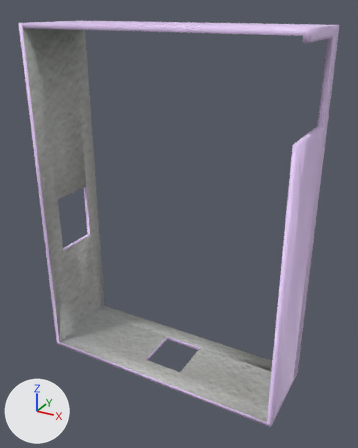
Two versions of the FBX model POBICOS/Content/Models/Building/wall_bedroom_v2.fbx, one commit apart.
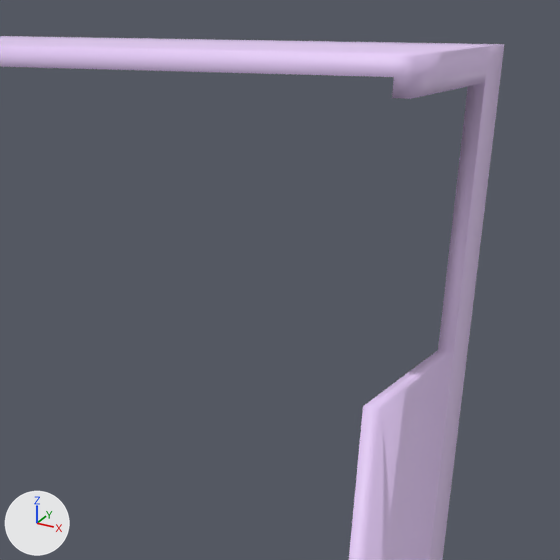
There are two pictures of each version: one whole from a camera (50 mm lens) standing at (0.0407, -0.0401, 0.0016) and looking at (0.016, 0.005, -0.021), one close up on the part from 48% to 100% of the width and 2% to 44% of the height. Arrows for +X, +Y and +Z are at lower left; the lights stay in place. Where no turn or scale is listed for an object, it has been applied to the vertices.

Script lines for the objects in view, before the commit:
```python
me_cube_001 = bpy.data.meshes.new('Cube.001')
me_cube_001.from_pydata(...)  # 112 vertices, 116 faces; spans x 0.0..0.03, y 0.0..0.01, z -0.04..0.0
# faces by material slot: [26, 90]
me_cube_001.materials.append(mat_material_001__white_wall_jpg)  # picture img_white_wall_jpg
me_cube_001.materials.append(mat_material_001)  # purple #ecd1ff
ob_cube_001 = bpy.data.objects.new('Cube.001', me_cube_001)
ob_cube_001.location = (0.0, 0.0, 0.0)
```
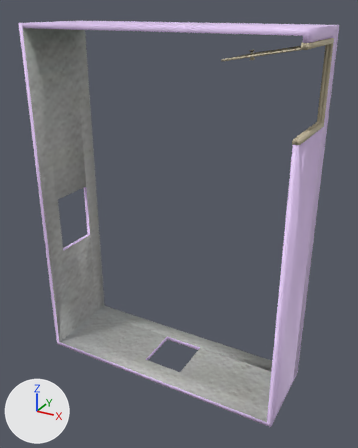
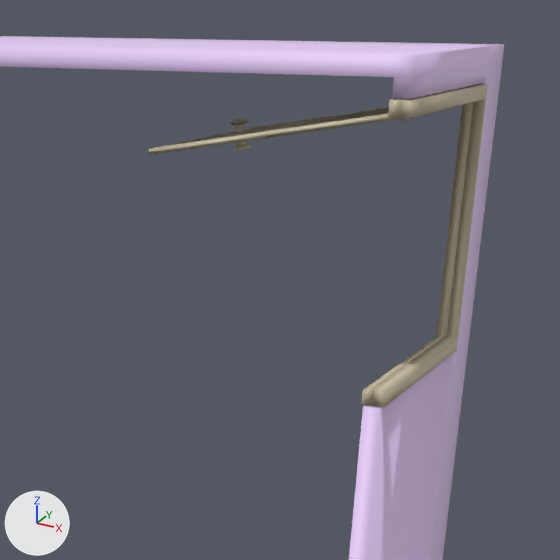
Pixel boxes [x1, y1, x2, y2] of what changed, in the close-ups (560 x 560 px):
'FRAME01_WOOD_-_DR2', added
    after: [361, 84, 488, 407]
'Door-right_WOOD_-_DR2', added (beige)
    after: [148, 107, 395, 155]

What the commit changed:
Material 'WOOD_-_DR2' (mat_wood___dr2) is new.
Its base color is (0.588, 0.518, 0.361) (beige #cabfa2).
Mesh me_frame01_wood___dr2 is new.
It has 32 vertices, 56 faces and spans x 0.02944..0.0301, y 0.0..0.00796, z -0.00895..-0.00104.
It uses material mat_wood___dr2 (beige #cabfa2).
Mesh me_door_right_wood___dr2 is new.
It has 6007 vertices, 11385 faces and spans x 0.02277..0.02959, y 0.00002..0.00777, z -0.00288..-0.00136.
It uses material mat_wood___dr2 (beige #cabfa2).
Object 'FRAME01_WOOD_-_DR2' (ob_frame01_wood___dr2) is new; it shows me_frame01_wood___dr2.
Its location is (0.0, 0.0, 0.0).
Object 'Door-right_WOOD_-_DR2' (ob_door_right_wood___dr2) is new; it shows me_door_right_wood___dr2.
Its location is (0.0, 0.0, 0.0).
